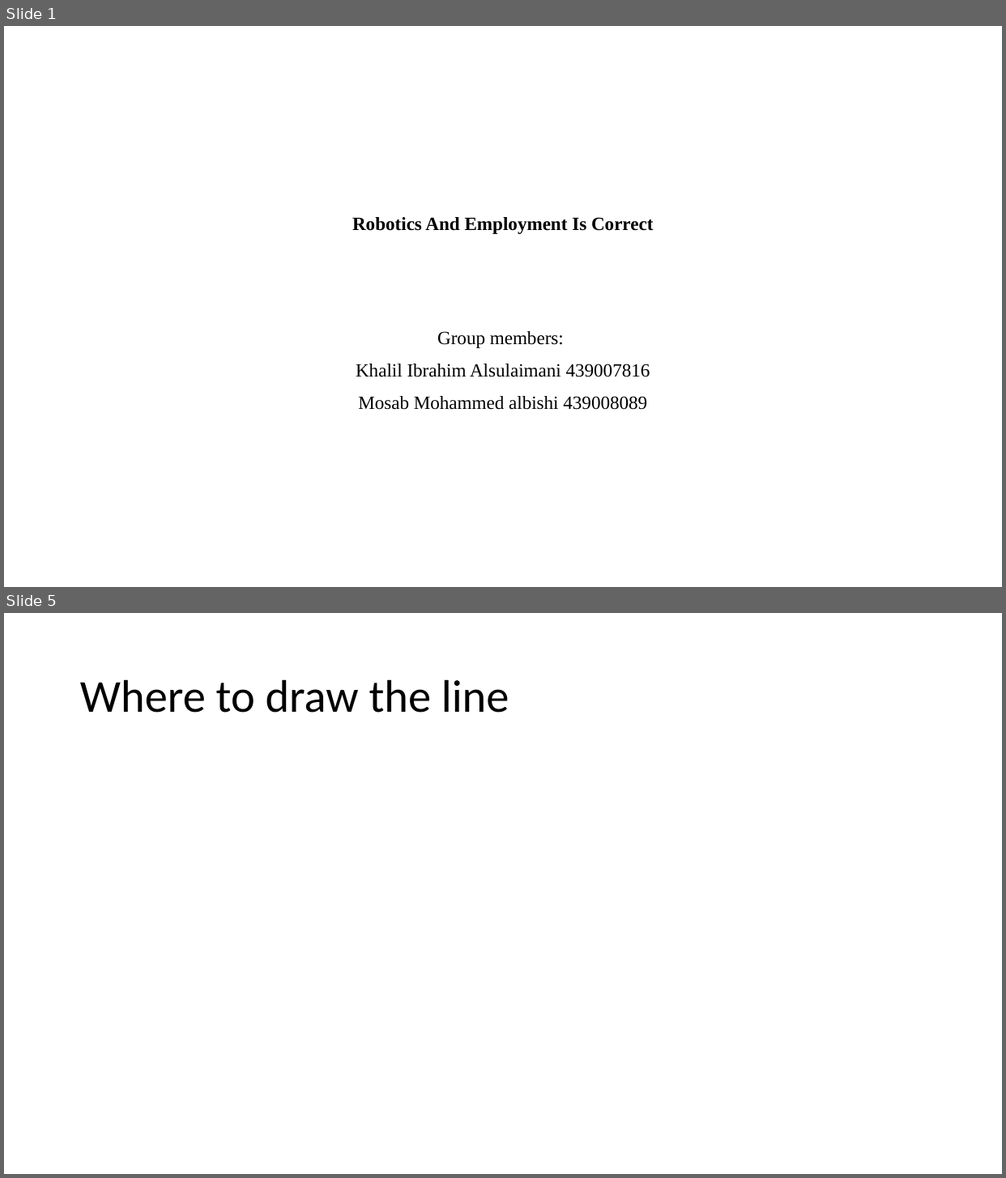
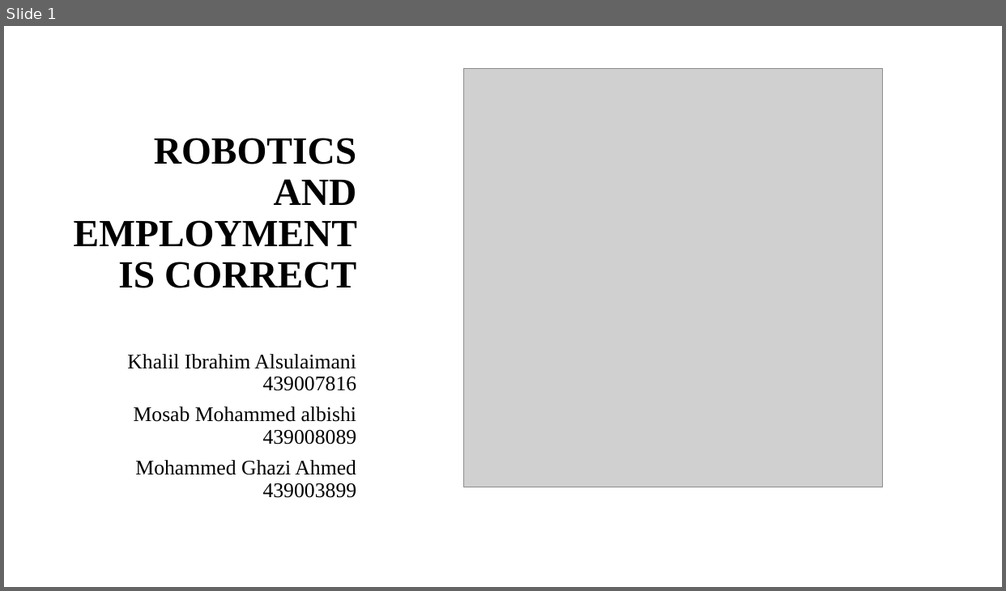
Before and after one commit to khalilAlsulaimani/Computers-And-Society-Project, a slide deck: Research Presntation.pptx. Shown one above the other, each under a label of ours: slides 1 and 5 before the commit, slide 1 after it; the slides between them are not shown. The pictures are 1006x1178 and 1006x591 pixels, drawn with LibreOffice and Linux fonts; fonts in the diff are those of the drawing; grey boxes stand for pictures; background and template pictures are left out. Boxes give left, top, right and bottom in pixels: in the first picture for what was removed or moved away, otherwise in the second. Text is boxed around its words. In the diff, an @@ line names an element or a change of style, - is before the commit and + after.

```diff
--- a/Research Presntation.pptx
+++ b/Research Presntation.pptx
@@ slide 5 removed at bbox=[4, 613, 1002, 1174], background #FFFFFF @@
@@ title removed at bbox=[80, 679, 509, 713] @@
-Where to draw the line
@@ slide 1 changed as well @@
@@ picture added at bbox=[463, 69, 882, 487] @@
@@ title at bbox=[74, 138, 357, 288]: text changed; size 18 to 37 pt @@
-Robotics And Employment Is Correct
+ROBOTICS AND EMPLOYMENT IS CORRECT
@@ subtitle at bbox=[437, 331, 564, 348]: paragraph removed @@
-Group members:
@@ subtitle "Khalil Ibrahim Alsulaimani 439007816": place and size @@
-subtitle "Khalil Ibrahim Alsulaimani 439007816" at bbox=[356, 331, 650, 410]
+subtitle "Khalil Ibrahim Alsulaimani 439007816" at bbox=[127, 354, 357, 498]
@@ subtitle at bbox=[127, 354, 357, 445]: size 18 to 20 pt in "Khalil Ibrahim Alsulaimani 439007816", "Mosab Mohammed albishi 439008089"; alignment centre to right; line spacing 1.07 to 0.9 @@
@@ subtitle at bbox=[135, 460, 357, 498]: paragraph added @@
+Mohammed Ghazi Ahmed 439003899
```
Also in this commit, not shown: 7 slides added, 5 other slides removed.
